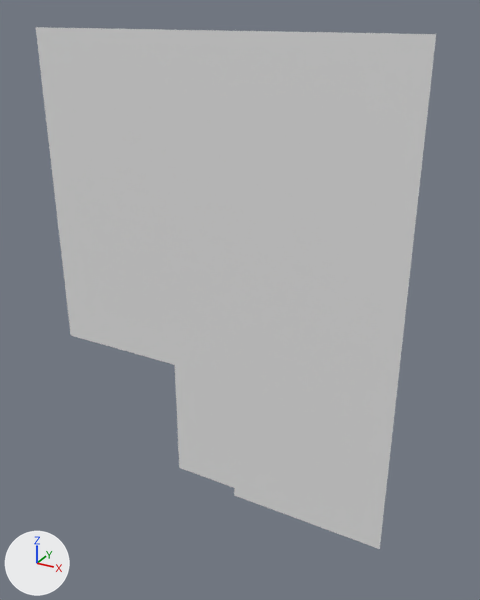
One commit to the OBJ model unity/JapaneseForGamers/Assets/Tiled2Unity/Meshes/1.obj: the scene before it, then after it.
Before and after are seen from a 50 mm camera at (-578.0, -791.0, -278.0) aimed at (-1027.0, 25.0, -686.0). Arrows for +X, +Y and +Z are at lower left; the lights stay in place. Where no turn or scale is listed for an object, it has been applied to the vertices.

Names of what the first picture shows: '1'.
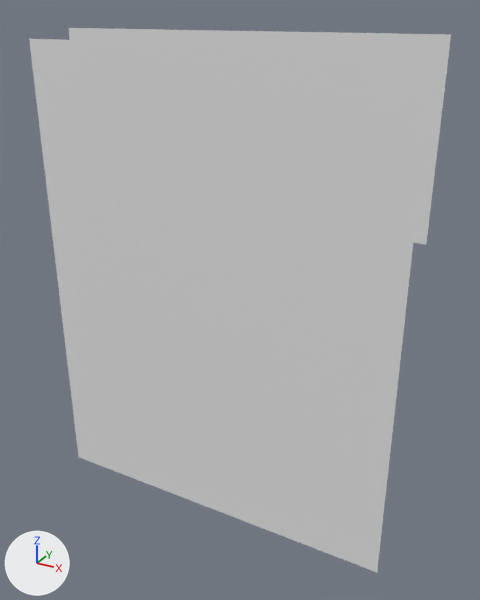
Location of each change, [x1, y1, x2, y2] in pixels of the pictures (480 x 600 px):
'1', reshaped
    before: [36, 27, 436, 549]
    after: [29, 28, 451, 572]
part 1 of me_1, built on
    before: [36, 27, 70, 40]
    after: [29, 39, 380, 572]
part 2 of me_1, added
    after: [413, 34, 451, 245]

Patch to the scene script:
```diff
--- a/unity/JapaneseForGamers/Assets/Tiled2Unity/Meshes/1.obj.py
+++ b/unity/JapaneseForGamers/Assets/Tiled2Unity/Meshes/1.obj.py
@@ me_1 @@
 # used by ob_1; location = (0.0, 0.0, 0.0)
-me_1.from_pydata(...)  # 1583 vertices, 1499 faces; spans x -1360.0..-768.0, y 0.0, z -1040.0..-304.0
+me_1.from_pydata(...)  # 1961 vertices, 1872 faces; spans x -1376.0..-752.0, y 0.0, z -1088.0..-304.0
+# me_1 part 1: 1 vertex moved from x -1360.0, y 0.0, z -304.0 to x -1376.0, y 0.0, z -320.0; 3 vertices removed from x -1344.0..-1312.0, y 0.0, z -304.0; 365 vertices added at x -1376.0..-768.0, y 0.0, z -1088.0..-336.0
+# me_1 part 2: 16 vertices added at x -752.0, y 0.0, z -544.0..-304.0
```
